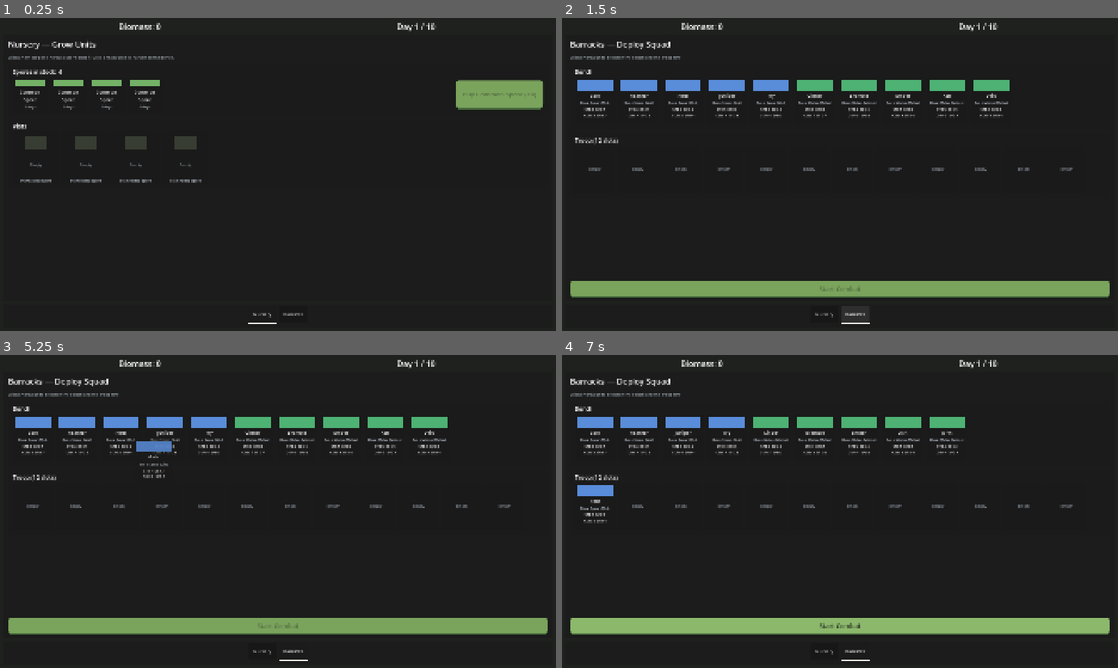
Above: before the commit, frames 1-4 (two rows, left to right).
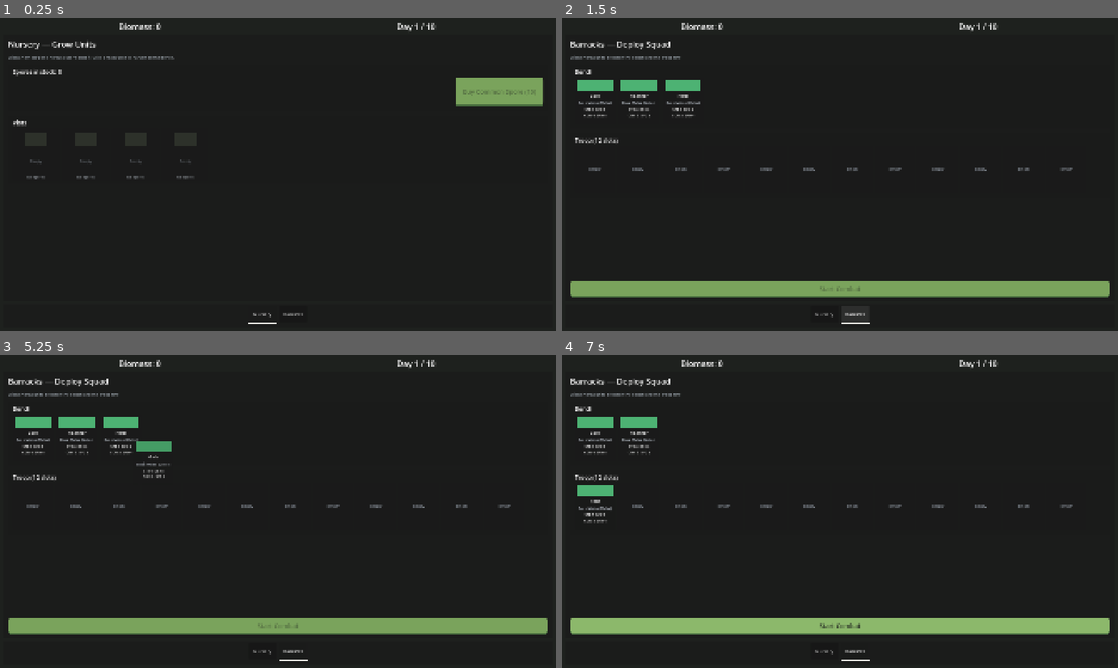
Above: after the commit, the same moments.

Repository: stonecauldron/mycelium-prototype
Game: Godot game, scene res://scenes/base/Base.tscn
Same seed, same stepped clock (60 frames per second), same inputs: the game is played once before the commit and once after it.
Inputs (mouse positions are in pixels of both pictures, inside the frame that each line leads up to):
- Up to frame 1 (0.25 s): no input
- Up to frame 2 (1.5 s): click "Nursery" at 0.5 s; click "Barracks" at 1.25 s
- Up to frame 3 (5.25 s): click "Nursery" at 2 s; click "Barracks" at 2.75 s; click "Nursery" at 3.5 s; click "Barracks" at 4.25 s; tap Enter at 5 s; drag from (33, 436) to (333, 442) at 5.02 s
- Up to frame 4 (7 s): drag from (639, 436) to (812, 574) at 5.77 s; move the mouse to (684, 436) at 6.52 s; click (684, 436) at 6.67 s

The runs differ from the first frame. In frame 1, 1.8% of the frame differs, in the area x 2-98%, y 16-53%; in frame 2, 3.1%; in frame 3, 3.3%, in the area x 2-81%, y 19-40%; in frame 4, 3.1%.

Commit message:
Start runs with three melee units and empty spore stock.
Co-authored-by: Cursor <cursoragent@cursor.com>

Diff:
--- a/scripts/base/TroopSelectionScreen.gd
+++ b/scripts/base/TroopSelectionScreen.gd
@@ -78,16 +78,9 @@
 
 func _make_default_bench() -> Array[RosterUnitData]:
 	var units: Array[RosterUnitData] = []
-	units.append(_make_unit("Ash", UnitStatsData.PowerTier.AVERAGE, _MELEE_WEAPON))
-	units.append(_make_unit("Bramble", UnitStatsData.PowerTier.AVERAGE, _MELEE_WEAPON))
-	units.append(_make_unit("Cinder", UnitStatsData.PowerTier.STRONG, _MELEE_WEAPON))
-	units.append(_make_unit("Drift", UnitStatsData.PowerTier.WEAK, _MELEE_WEAPON))
-	units.append(_make_unit("Ember", UnitStatsData.PowerTier.AVERAGE, _MELEE_WEAPON))
-	units.append(_make_unit("Fern", UnitStatsData.PowerTier.AVERAGE, _SPEAR_WEAPON))
-	units.append(_make_unit("Gale", UnitStatsData.PowerTier.STRONG, _SPEAR_WEAPON))
-	units.append(_make_unit("Heather", UnitStatsData.PowerTier.AVERAGE, _SPEAR_WEAPON))
-	units.append(_make_unit("Ivy", UnitStatsData.PowerTier.WEAK, _SPEAR_WEAPON))
-	units.append(_make_unit("Juniper", UnitStatsData.PowerTier.AVERAGE, _SPEAR_WEAPON))
+	units.append(_make_unit("Fern", UnitStatsData.PowerTier.AVERAGE, _MELEE_WEAPON))
+	units.append(_make_unit("Gale", UnitStatsData.PowerTier.AVERAGE, _MELEE_WEAPON))
+	units.append(_make_unit("Heather", UnitStatsData.PowerTier.AVERAGE, _MELEE_WEAPON))
 	return units
 
 
@@ -265,43 +258,43 @@
 	match day:
 		1, 2:
 			return {
+				"melee": 2,
+				"spear": 0,
+				"tiers": [UnitStatsData.PowerTier.WEAK],
+			}
+		3, 4:
+			return {
+				"melee": 2,
+				"spear": 1,
+				"tiers": [
+					UnitStatsData.PowerTier.WEAK,
+					UnitStatsData.PowerTier.WEAK,
+					UnitStatsData.PowerTier.AVERAGE,
+				],
+			}
+		5, 6:
+			return {
 				"melee": 3,
-				"spear": 1,
-				"tiers": [UnitStatsData.PowerTier.WEAK],
-			}
-		3, 4:
+				"spear": 2,
+				"tiers": [
+					UnitStatsData.PowerTier.WEAK,
+					UnitStatsData.PowerTier.AVERAGE,
+				],
+			}
+		7, 8:
 			return {
 				"melee": 4,
 				"spear": 2,
 				"tiers": [
-					UnitStatsData.PowerTier.WEAK,
-					UnitStatsData.PowerTier.WEAK,
-					UnitStatsData.PowerTier.AVERAGE,
-				],
-			}
-		5, 6:
+					UnitStatsData.PowerTier.AVERAGE,
+					UnitStatsData.PowerTier.AVERAGE,
+					UnitStatsData.PowerTier.STRONG,
+				],
+			}
+		9:
 			return {
 				"melee": 4,
-				"spear": 4,
-				"tiers": [
-					UnitStatsData.PowerTier.WEAK,
-					UnitStatsData.PowerTier.AVERAGE,
-				],
-			}
-		7, 8:
-			return {
-				"melee": 5,
-				"spear": 4,
-				"tiers": [
-					UnitStatsData.PowerTier.AVERAGE,
-					UnitStatsData.PowerTier.AVERAGE,
-					UnitStatsData.PowerTier.STRONG,
-				],
-			}
-		9:
-			return {
-				"melee": 5,
-				"spear": 5,
+				"spear": 3,
 				"tiers": [
 					UnitStatsData.PowerTier.AVERAGE,
 					UnitStatsData.PowerTier.STRONG,
@@ -310,8 +303,8 @@
 		_:
 			# Day 10 finale
 			return {
-				"melee": 6,
-				"spear": 6,
+				"melee": 5,
+				"spear": 3,
 				"tiers": [
 					UnitStatsData.PowerTier.STRONG,
 					UnitStatsData.PowerTier.STRONG,
--- a/scripts/nursery/NurseryData.gd
+++ b/scripts/nursery/NurseryData.gd
@@ -2,9 +2,9 @@
 extends Resource
 
 const PLOT_COUNT := 4
-const STARTER_SPORE_COUNT := 4
+const STARTER_SPORE_COUNT := 0
 const _COMMON_SPORE_PATH := "res://data/spores/common_spore.tres"
-const _SPEAR_WEAPON_PATH := "res://data/weapons/basic_spear.tres"
+const _MELEE_WEAPON_PATH := "res://data/weapons/basic_melee.tres"
 
 const _HARVEST_NAMES: Array[String] = [
 	"Moss",
@@ -97,7 +97,7 @@
 
 
 func _make_harvest_unit() -> RosterUnitData:
-	var weapon := load(_SPEAR_WEAPON_PATH) as WeaponData
+	var weapon := load(_MELEE_WEAPON_PATH) as WeaponData
 	var stats := UnitStatsData.create_for_tier(UnitStatsData.PowerTier.AVERAGE)
 	var unit_name: String = str(_HARVEST_NAMES[randi() % _HARVEST_NAMES.size()])
 	return RosterUnitData.create(unit_name, stats, weapon)
